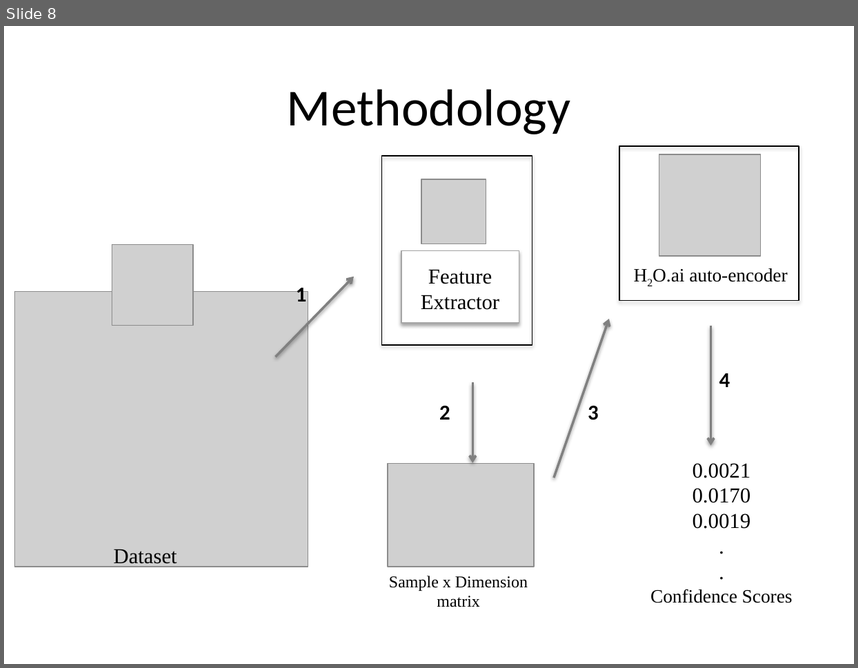
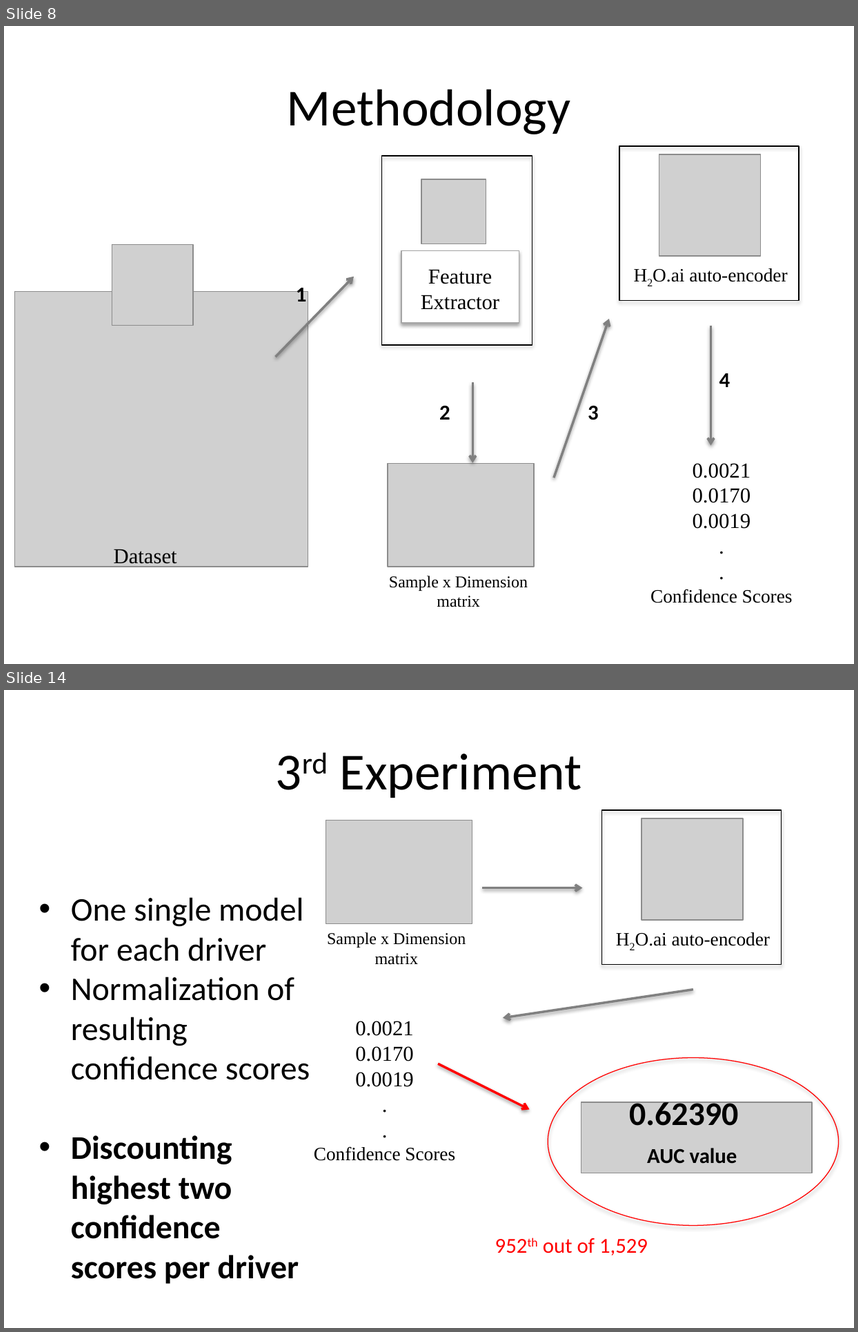
Before and after one commit to peterschrott/axa-driver-telematics, a slide deck: report/02-presentation/presentation.pptx. Shown one above the other, each under a label of ours: slide 8 before the commit, slides 8 and 14 after it; the slides between them are not shown. The pictures are 858x668 and 858x1332 pixels, drawn with LibreOffice and Linux fonts; fonts in the diff are those of the drawing; grey boxes stand for pictures. Boxes give left, top, right and bottom in pixels: in the first picture for what was removed or moved away, otherwise in the second. Text is boxed around its words. In the diff, an @@ line names an element or a change of style, - is before the commit and + after.

Commit message:
Finish presentation

```diff
--- a/report/02-presentation/presentation.pptx
+++ b/report/02-presentation/presentation.pptx
@@ slide 14 added at (4, 690, 854, 1328), background #FFFFFF @@
@@ title added at (339, 753, 582, 798), 44 pt, text #000000 @@
+3rd Experiment
@@ rectangle added at (602, 810, 781, 965), outline #000000 0.75 pt @@
@@ picture added at (326, 820, 472, 923) @@
@@ picture added at (642, 818, 743, 920) @@
@@ arrow added from (483, 888) to (583, 888), #808080 2 pt @@
@@ text added at (71, 897, 310, 1283), 28 pt, text #000000 @@
+• One single model for each driver
+• Normalization of resulting confidence scores
+• Discounting highest two confidence scores per driver
@@ text added at (327, 932, 466, 965), 14 pt, text #000000 @@
+Sample x Dimension matrix
@@ text added at (635, 932, 770, 946), 16 pt, text #000000 @@
+H2O.ai auto-encoder
@@ arrow added from (693, 989) to (503, 1017), #808080 2 pt @@
@@ text added at (314, 1021, 455, 1161), 18 pt, text #000000 @@
+0.0021
+0.0170
+0.0019
+.
+.
+Confidence Scores
@@ ellipse added at (548, 1057, 839, 1225), outline #FF0000 0.75 pt @@
@@ arrow added from (439, 1063) to (529, 1109), #FF0000 2 pt @@
@@ picture added at (582, 1103, 813, 1173) @@
@@ text added at (629, 1097, 738, 1125), 28 pt, text #000000, bold @@
+0.62390
@@ text added at (647, 1147, 737, 1163), 18 pt, text #000000, bold @@
+AUC value
@@ text added at (543, 1238, 648, 1255), 18 pt, text #FF0000 @@
+952th out of 1,529
```
Also in this commit, not shown: 1 slide changed, 8 other slides added, 1 slide removed.
